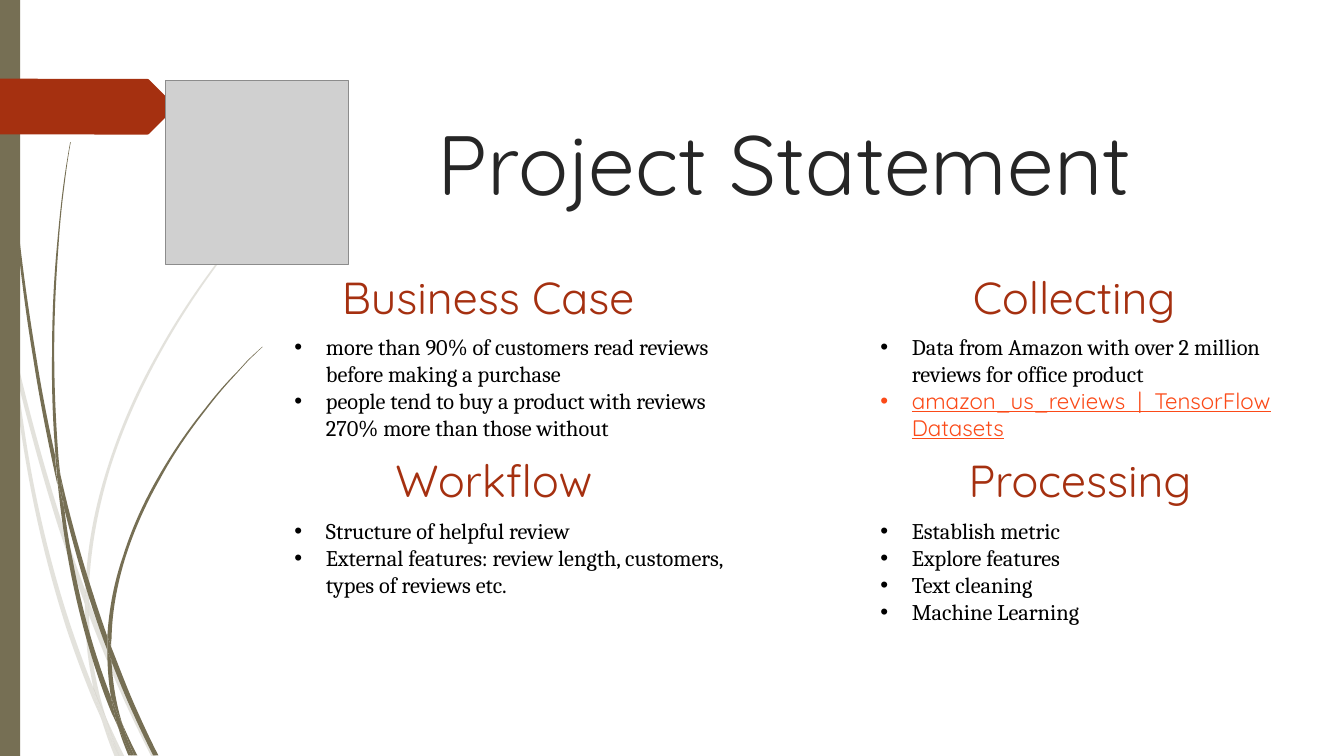
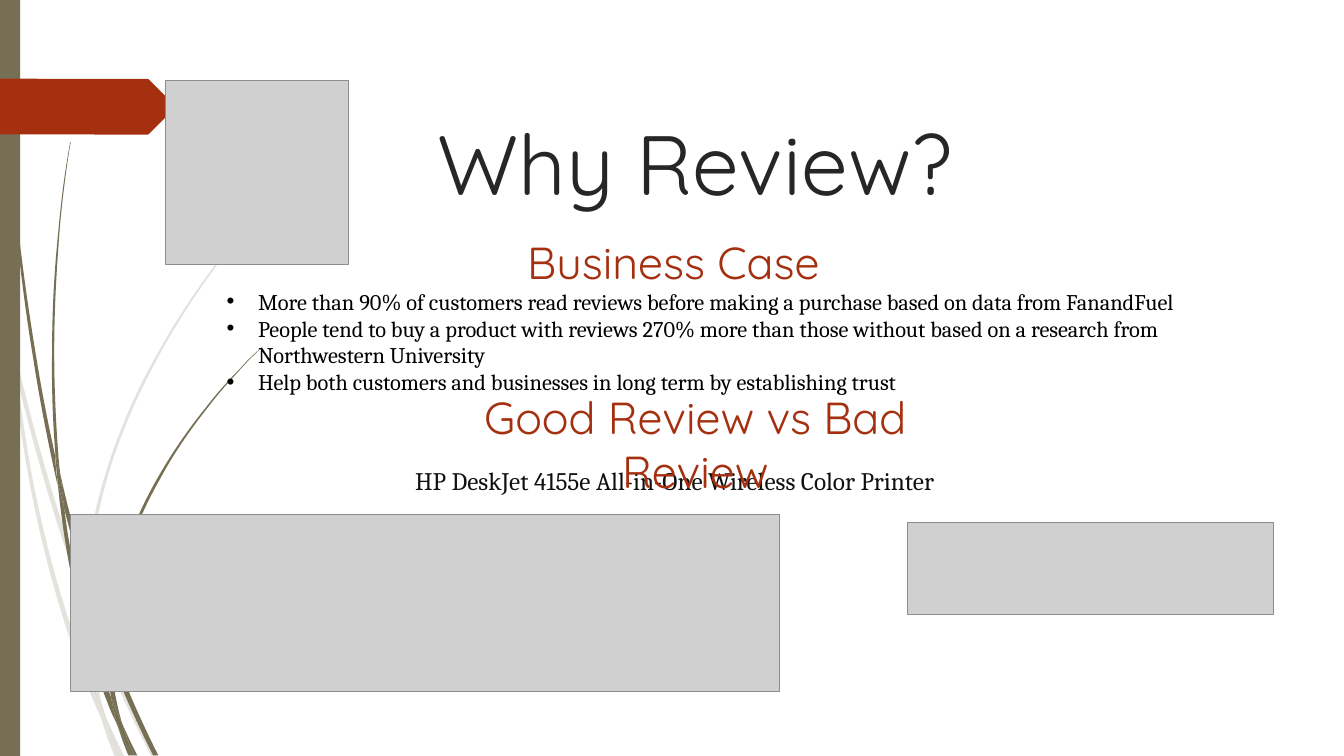
Before and after one commit to mnguyen494/Capstone-SpringBoard-2, a slide deck: slide 2 of Report/How to spot helpful reviews.pptx. Drawn at 1344x756 pixels with LibreOffice and Linux fonts; fonts in the diff are those of the drawing; grey boxes stand for pictures. Boxes give left, top, right and bottom in pixels: in the first picture for what was removed or moved away, otherwise in the second. Text is boxed around its words. In the diff, an @@ line names an element or a change of style, - is before the commit and + after.

```diff
--- a/Report/How to spot helpful reviews.pptx
+++ b/Report/How to spot helpful reviews.pptx
@@ title at (438, 133, 952, 212): text changed @@
-Project Statement
+Why Review?
@@ text "Business Case": place and size @@
-text "Business Case" at (342, 282, 634, 315)
+text "Business Case" at (527, 247, 819, 280)
@@ text at (258, 294, 1173, 395): text changed @@
-• more than 90% of customers read reviews before making a purchase
-• people tend to buy a product with reviews 270% more than those without
+• More than 90% of customers read reviews before making a purchase based on data from FanandFuel
+• People tend to buy a product with reviews 270% more than those without based on a research from Northwestern University
+• Help both customers and businesses in long term by establishing trust
@@ text removed at (973, 281, 1176, 323) @@
-Collecting
@@ text removed at (912, 339, 1270, 439) @@
-• Data from Amazon with over 2 million reviews for office product
-• amazon_us_reviews | TensorFlow Datasets
@@ text added at (484, 388, 906, 490), 32 pt, text #A53010 @@
+Good Review vs Bad Review
@@ text removed at (395, 464, 592, 498) @@
-Workflow
@@ text added at (415, 467, 934, 495), 18 pt, text #0F1111 @@
+HP DeskJet 4155e All-in-One Wireless Color Printer
@@ text removed at (969, 465, 1192, 506) @@
-Processing
@@ picture added at (71, 514, 779, 692) @@
@@ text removed at (326, 523, 723, 598) @@
-• Structure of helpful review
-• External features: review length, customers, types of reviews etc.
@@ picture added at (908, 523, 1274, 615) @@
@@ text removed at (912, 523, 1079, 625) @@
-• Establish metric
-• Explore features
-• Text cleaning
-• Machine Learning
@@ freeform shape removed at (85, 591, 89, 615) @@
@@ freeform shape removed at (107, 636, 111, 661) @@
```
Also in this commit, not shown: 7 other slides changed, 4 slides added.
